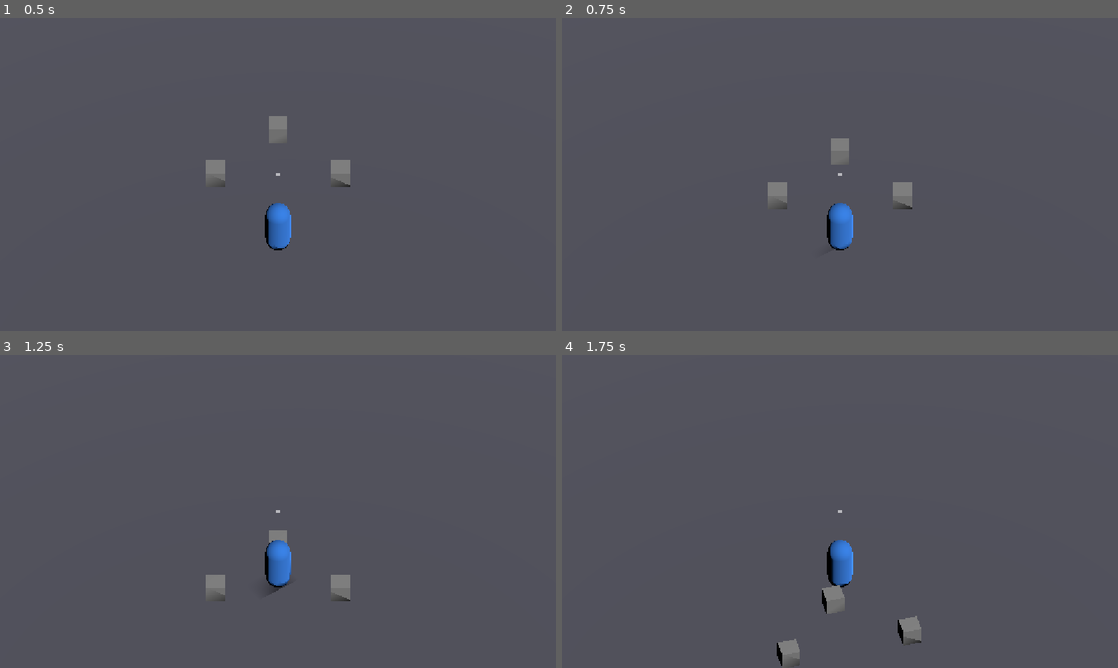
Above: before the commit, frames 1-4 (two rows, left to right).
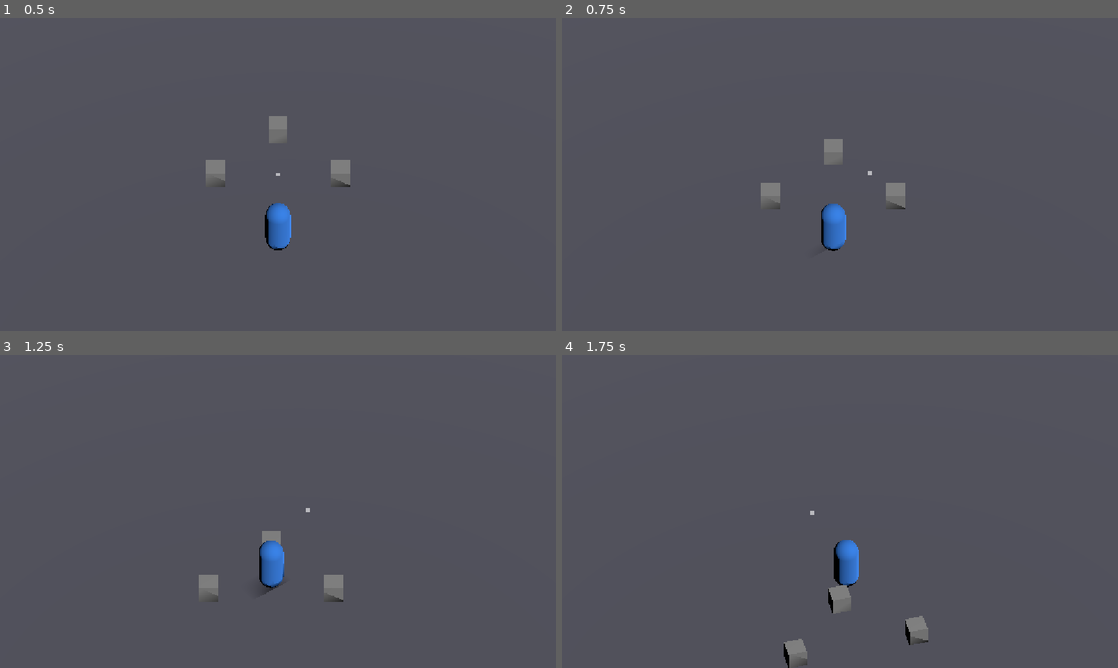
Above: after the commit, the same moments.

Repository: CaraGim/someone_like_us
Game: Godot game, scene res://scenes/test/test_level.tscn
The game is run twice, just before and just after one commit, with the same random seed, the same clock (stepped at 60 frames per second) and the same inputs.
Inputs (mouse positions are in pixels of both pictures, inside the frame that each line leads up to):
- Up to frame 1 (0.5 s): no input
- Up to frame 2 (0.75 s): tap Enter at 0.5 s; move the mouse to (867, 174) at 0.52 s; hold W (move_forward) from 0.53 s (still down); hold F (interact) from 0.53 s (still down); click (867, 174) at 0.67 s
- Up to frame 3 (1.25 s): keep holding W (move_forward); keep holding F (interact)
- Up to frame 4 (1.75 s): keep holding W (move_forward); move the mouse to (812, 511) at 1.27 s; release F (interact) at 1.28 s; tap Mouse wheel up (camera_rotate_ccw) at 1.35 s; click (812, 511) at 1.42 s; tap F (interact) at 1.55 s

Frame 1 is identical in both runs. In frame 2, 1.2% of the frame differs, in the area x 35-63%, y 38-75%; in frame 3, 1.1%; in frame 4, 1.4%, in the area x 38-66%, y 49-100%.

Commit message:
Add mouse-follow crosshair and camera look-ahead for Sandbox mode
Sandbox/isometric mode now frees the mouse cursor entirely: the
crosshair tracks the cursor's screen position instead of staying
fixed at center (mouse wheel still exclusively handles rotation),
interaction targeting follows the same point, and the isometric
camera applies a subtle capped look-ahead shift toward wherever the
crosshair currently points. Quest-stage/first-person mode is
unaffected -- crosshair stays centered, mouse still drives look.

Mouse-capture mode is now driven purely by GameMode rather than the
phone toggle (Sandbox = hidden cursor since the Reticle is the visible
custom crosshair, Quest stage = captured for first-person look).

Also documents the planned first-person FOV reduction (Game Data.txt)
ahead of implementing it.

Co-Authored-By: Claude Sonnet 5 <noreply@anthropic.com>

Diff:
--- a/scenes/player/camera_rig.gd
+++ b/scenes/player/camera_rig.gd
@@ -17,6 +17,7 @@
 @export var iso_distance: float = 10.0
 @export var iso_rotation_step_deg: float = 15.0
 @export var iso_look_at_height_offset: float = 2.357 ## Raises the look-at point above the player so the player renders 1/3 up from the bottom of the screen (aim reticle stays at true center) -- otherwise the reticle ray always aims straight at the player's own body.
+@export var iso_look_ahead_max_offset: float = 2.0 ## Max world-space distance the look-at point shifts toward the crosshair's screen direction (Sandbox mode only).
 
 var mode: int = Mode.ISOMETRIC
 var iso_yaw_deg: float = 0.0
@@ -52,9 +53,31 @@
 	var yaw: float = deg_to_rad(iso_yaw_deg)
 	var pitch: float = deg_to_rad(iso_pitch_deg)
 	var look_at_point: Vector3 = target.global_position + Vector3(0, iso_look_at_height_offset, 0)
+	look_at_point += _compute_look_ahead_offset(yaw)
 	var offset: Vector3 = Vector3(0, 0, iso_distance).rotated(Vector3.RIGHT, -pitch).rotated(Vector3.UP, yaw)
 	iso_rig.global_position = look_at_point + offset
 	iso_rig.look_at(look_at_point, Vector3.UP)
 
+## Subtle look-ahead: nudges the look-at point toward wherever the crosshair
+## (mouse cursor, in Sandbox mode) currently is relative to screen-center,
+## scaled by how far off-center it is and capped by iso_look_ahead_max_offset.
+func _compute_look_ahead_offset(yaw: float) -> Vector3:
+	var viewport: Viewport = get_viewport()
+	if viewport == null:
+		return Vector3.ZERO
+	var viewport_size: Vector2 = viewport.get_visible_rect().size
+	if viewport_size.x <= 0.0 or viewport_size.y <= 0.0:
+		return Vector3.ZERO
+	var center: Vector2 = viewport_size / 2.0
+	var mouse_pos: Vector2 = viewport.get_mouse_position()
+	var normalized: Vector2 = Vector2(
+		(mouse_pos.x - center.x) / center.x,
+		(mouse_pos.y - center.y) / center.y
+	)
+	normalized = normalized.limit_length(1.0)
+	var world_right: Vector3 = Vector3(1, 0, 0).rotated(Vector3.UP, yaw)
+	var world_forward: Vector3 = Vector3(0, 0, -1).rotated(Vector3.UP, yaw)
+	return (world_right * normalized.x + world_forward * -normalized.y) * iso_look_ahead_max_offset
+
 func get_active_camera() -> Camera3D:
 	return first_person_camera if mode == Mode.FIRST_PERSON else iso_camera
--- a/scenes/player/hud_controller.gd
+++ b/scenes/player/hud_controller.gd
@@ -10,6 +10,15 @@
 
 func set_focused(is_focused: bool) -> void:
 	reticle.color = Color(0.2, 1.0, 0.4) if is_focused else Color(1, 1, 1, 0.6)
+
+## Centers the reticle on screen_pos (e.g. the mouse cursor in Sandbox mode).
+func set_reticle_screen_position(screen_pos: Vector2) -> void:
+	reticle.position = screen_pos - reticle.size / 2.0
+
+## Snaps the reticle back to true screen-center (Quest-stage / first-person).
+func center_reticle() -> void:
+	var viewport_size: Vector2 = reticle.get_viewport().get_visible_rect().size
+	set_reticle_screen_position(viewport_size / 2.0)
 
 func set_prompt(text: String) -> void:
 	prompt_label.text = text
--- a/scenes/player/player.gd
+++ b/scenes/player/player.gd
@@ -24,11 +24,13 @@
 		hud.set_prompt(prompt_text)
 	)
 	phone_toggled.connect(hud.set_phone_open)
-	_update_mouse_capture()
 
 func _on_game_mode_changed(mode: int) -> void:
 	camera_rig.set_mode(CameraRig.Mode.FIRST_PERSON if mode == GameMode.Mode.QUEST_STAGE else CameraRig.Mode.ISOMETRIC)
 	_refresh_phone_visibility()
+	_update_mouse_capture()
+	if mode == GameMode.Mode.QUEST_STAGE:
+		hud.center_reticle()
 
 ## Phone panel visibility is DERIVED, not toggled directly: always on during
 ## the Quest stage (player always carries the phone, per the GDD), only on
@@ -66,8 +68,23 @@
 func _physics_process(delta: float) -> void:
 	_process_movement(delta)
 	camera_rig.update_iso_tracking()
+	_update_reticle_position()
 	_update_focused_interactable()
 	_update_prompt_position()
+
+## In Sandbox mode the crosshair follows the mouse cursor; in Quest stage it
+## stays fixed at true screen-center (set once by hud.center_reticle() on
+## mode change), so there's nothing to update here in that mode.
+func _update_reticle_position() -> void:
+	if camera_rig.mode == CameraRig.Mode.ISOMETRIC:
+		hud.set_reticle_screen_position(get_viewport().get_mouse_position())
+
+## Screen point the interact raycast aims through: the mouse cursor in
+## Sandbox mode, true screen-center in Quest stage.
+func _get_aim_screen_point() -> Vector2:
+	if camera_rig.mode == CameraRig.Mode.ISOMETRIC:
+		return get_viewport().get_mouse_position()
+	return get_viewport().get_visible_rect().size / 2.0
 
 func _process_movement(delta: float) -> void:
 	var input_dir := Vector2.ZERO
@@ -102,10 +119,9 @@
 	var cam: Camera3D = camera_rig.get_active_camera()
 	if cam == null:
 		return
-	var viewport_size: Vector2 = get_viewport().get_visible_rect().size
-	var screen_center: Vector2 = viewport_size / 2.0
-	var from: Vector3 = cam.project_ray_origin(screen_center)
-	var to: Vector3 = from + cam.project_ray_normal(screen_center) * aim_cast_distance
+	var aim_point: Vector2 = _get_aim_screen_point()
+	var from: Vector3 = cam.project_ray_origin(aim_point)
+	var to: Vector3 = from + cam.project_ray_normal(aim_point) * aim_cast_distance
 	var space_state: PhysicsDirectSpaceState3D = get_world_3d().direct_space_state
 	var query: PhysicsRayQueryParameters3D = PhysicsRayQueryParameters3D.create(from, to)
 	query.collide_with_areas = true
@@ -152,8 +168,11 @@
 		InteractionLock.lock()
 	else:
 		InteractionLock.unlock()
-	_update_mouse_capture()
 	_refresh_phone_visibility()
 
+## Sandbox mode always has a free, visible-position cursor (it drives the
+## crosshair -- see _update_reticle_position); Quest stage always captures
+## the mouse for first-person look. The OS cursor icon itself is hidden in
+## Sandbox mode since the Reticle node is the visible custom crosshair.
 func _update_mouse_capture() -> void:
-	Input.mouse_mode = Input.MOUSE_MODE_VISIBLE if _sandbox_phone_toggle else Input.MOUSE_MODE_CAPTURED
+	Input.mouse_mode = Input.MOUSE_MODE_HIDDEN if GameMode.current == GameMode.Mode.SANDBOX else Input.MOUSE_MODE_CAPTURED
Not shown, changed: docs/gdd/Game Data.txt
Not shown, changed: docs/gdd/Game Mechanism.txt
